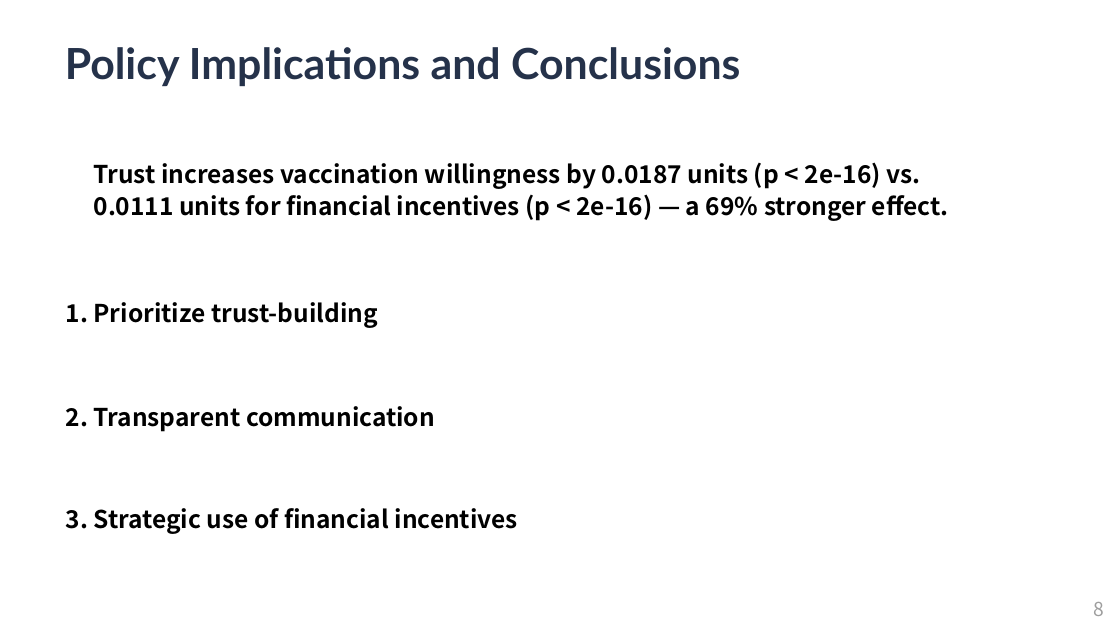
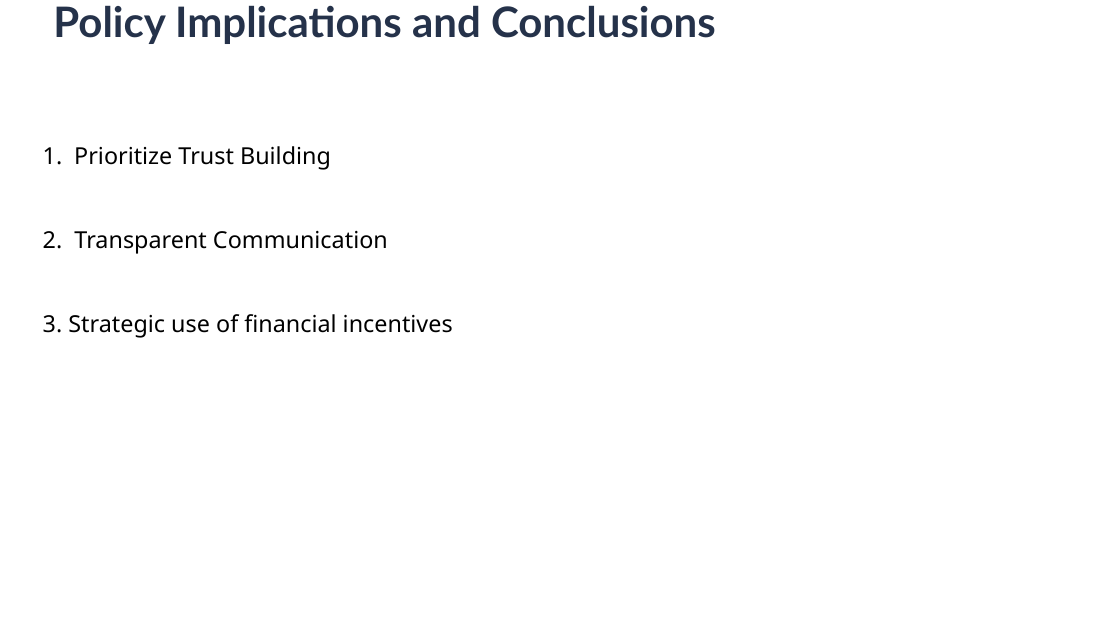
Before and after one commit to mollymarino12-beep/StatsII_2026, a slide deck: slide 11 of Replication Project/Incentives and COVID-19 Vaccinations Replication Project ppt.pptx. Drawn at 1120x630 pixels with LibreOffice and Linux fonts; fonts in the diff are those of the drawing; background and template pictures are left out. Boxes give left, top, right and bottom in pixels: in the first picture for what was removed or moved away, otherwise in the second. Text is boxed around its words. In the diff, an @@ line names an element or a change of style, - is before the commit and + after.

```diff
--- a/Replication Project/Incentives and COVID-19 Vaccinations Replication Project ppt.pptx
+++ b/Replication Project/Incentives and COVID-19 Vaccinations Replication Project ppt.pptx
@@ text "Policy Implications and Conclusions": place and size @@
-text "Policy Implications and Conclusions" at box(65, 47, 740, 86)
+text "Policy Implications and Conclusions" at box(53, 5, 716, 44)
@@ text "Policy Implications and Conclusions" at box(53, 5, 716, 44): size 36.8 to 36 pt; vertical alignment middle to top @@
@@ text "Prioritize Trust Building": place and size @@
-text "Prioritize Trust Building" at box(66, 508, 518, 534)
+text "Prioritize Trust Building" at box(43, 146, 453, 338)
@@ text at box(43, 146, 388, 254): paragraphs added @@
+1. Prioritize Trust Building
+2. Transparent Communication
@@ text removed at box(94, 162, 948, 221) @@
-Trust increases vaccination willingness by 0.0187 units (p < 2e-16) vs.
-0.0111 units for financial incentives (p < 2e-16) — a 69% stronger effect.
@@ text at box(43, 314, 453, 338): size 21 to 20 pt, font Noto Sans CJK KR to Noto Sans, bold off in "3. Strategic use of financial incentives"; line spacing 27.3pt to 1 @@
@@ text removed at box(66, 302, 378, 328) @@
-1. Prioritize trust-building
@@ text removed at box(66, 406, 435, 432) @@
-2. Transparent communication
@@ text removed at box(1093, 602, 1104, 616) @@
-8
```
Also in this commit, not shown: 4 other slides changed, 4 other files.
